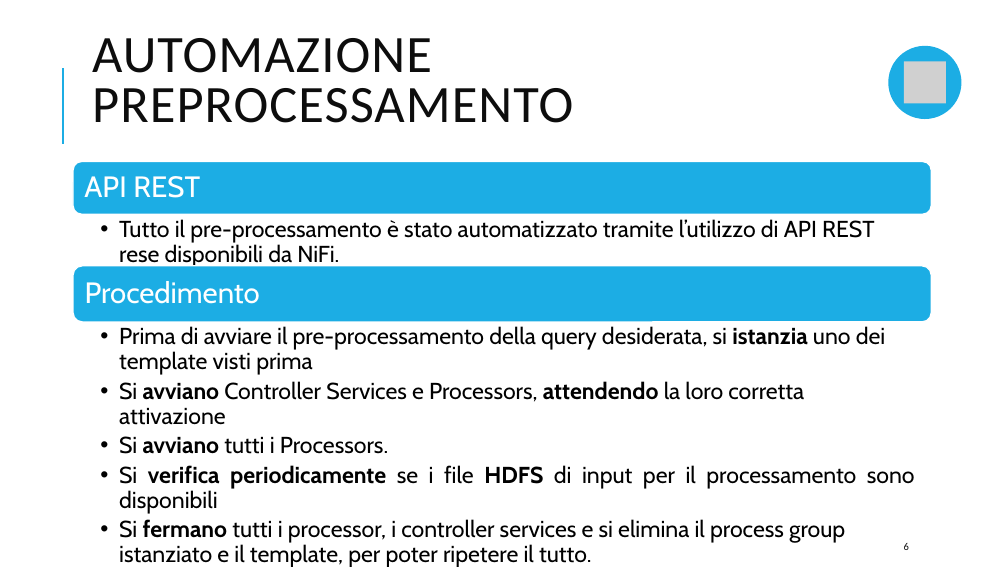
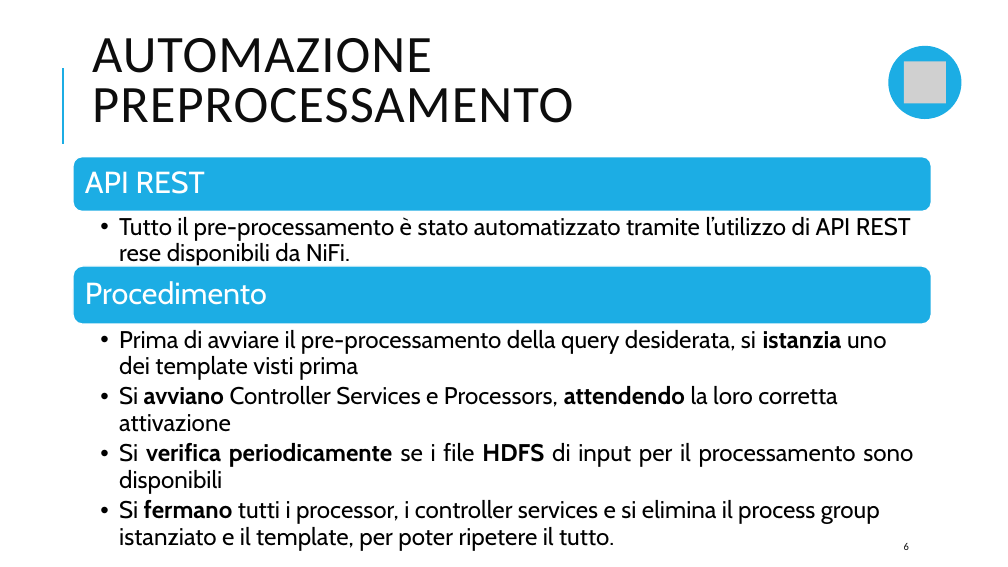
Before and after one commit to Diana0422/SABD-project1, a slide deck: slide 6 of Reports/SABD-presentazione1.pptx. Drawn at 1008x567 pixels with LibreOffice and Linux fonts; fonts in the diff are those of the drawing; grey boxes stand for pictures. Boxes give left, top, right and bottom in pixels: in the first picture for what was removed or moved away, otherwise in the second. Text is boxed around its words. In the diff, an @@ line names an element or a change of style, - is before the commit and + after.

Commit message:
Updated presentation

```diff
--- a/Reports/SABD-presentazione1.pptx
+++ b/Reports/SABD-presentazione1.pptx
@@ rounded rectangle: place and size @@
-rounded rectangle at box(73, 162, 932, 215)
+rounded rectangle at box(73, 157, 932, 211)
@@ text "API REST" at box(85, 171, 205, 194): size 28 to 29 pt @@
@@ text "Tutto il pre-processamento è stato ..." at box(119, 217, 911, 267): size 22 to 23 pt @@
@@ text "Procedimento" at box(85, 281, 267, 305): size 28 to 29 pt @@
@@ text "Prima di avviare il pre-processamento ..." at box(119, 330, 913, 551): size 22 to 23 pt @@
@@ text at box(119, 436, 388, 454): paragraph removed @@
-  • Si avviano tutti i Processors.
```
